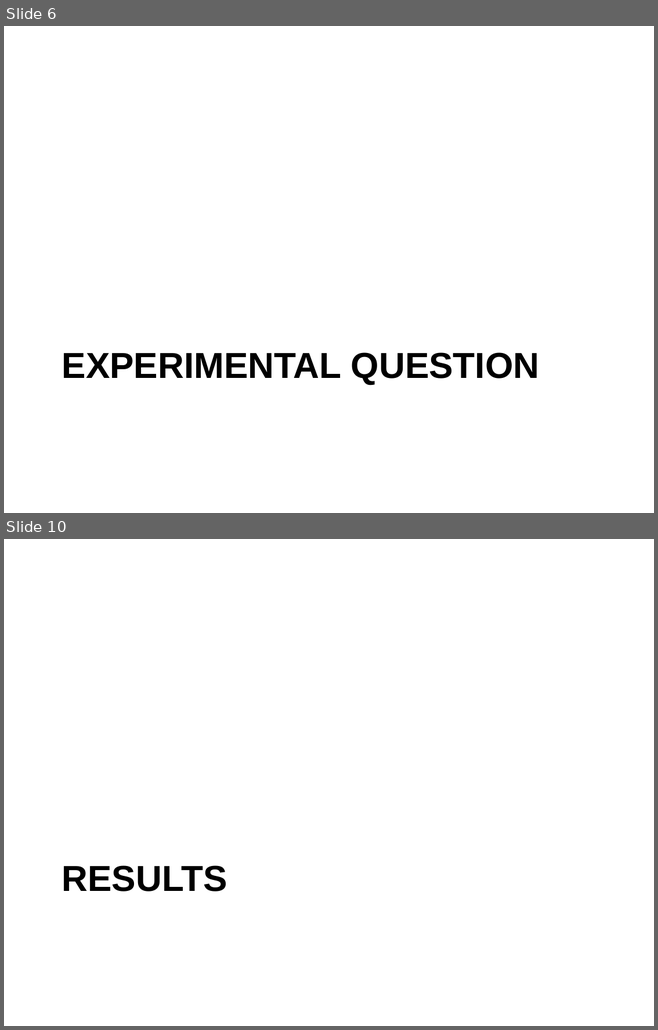
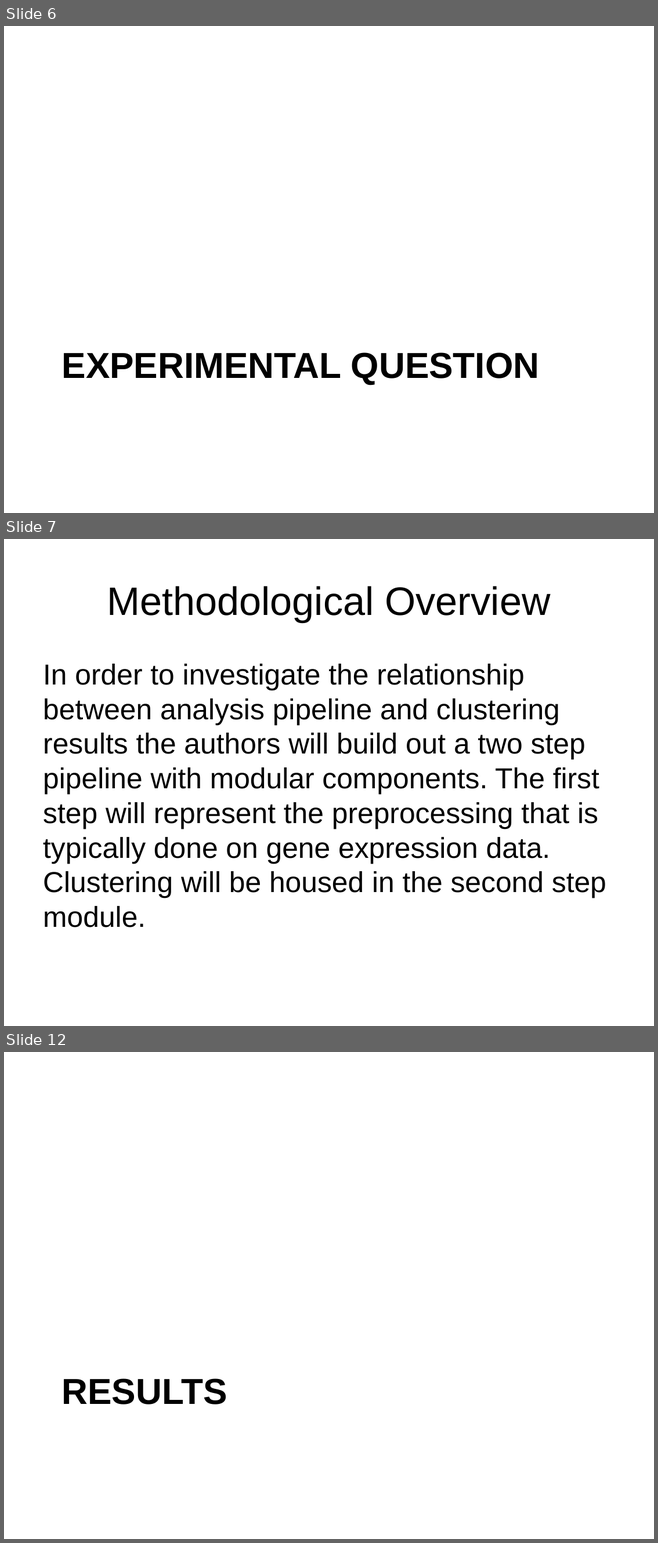
Before and after one commit to eotles/CS838, a slide deck: ProjectPresentation.pptx. Shown one above the other, each under a label of ours: slides 6 and 10 before the commit, slides 6, 7 and 12 after it; the slides between them are not shown. The pictures are 658x1030 and 658x1543 pixels, drawn with LibreOffice and Linux fonts; fonts in the diff are those of the drawing. Boxes give left, top, right and bottom in pixels: in the first picture for what was removed or moved away, otherwise in the second. Text is boxed around its words. In the diff, an @@ line names an element or a change of style, - is before the commit and + after.

```diff
--- a/ProjectPresentation.pptx
+++ b/ProjectPresentation.pptx
@@ slide 7 added at box(4, 539, 654, 1026), background #FFFFFF @@
@@ title added at box(107, 586, 550, 622), 44 pt, text #000000 @@
+Methodological Overview
@@ text added at box(43, 664, 606, 928), 32 pt, text #000000 @@
+In order to investigate the relationship between analysis pipeline and clustering results the authors will build out a two step pipeline with modular components. The first step will represent the preprocessing that is typically done on gene expression data. Clustering will be housed in the second step module.
@@ what was slide 10 is now slide 12 @@
```
Also in this commit, not shown: 4 slides changed, 7 other slides added, 5 slides removed.
